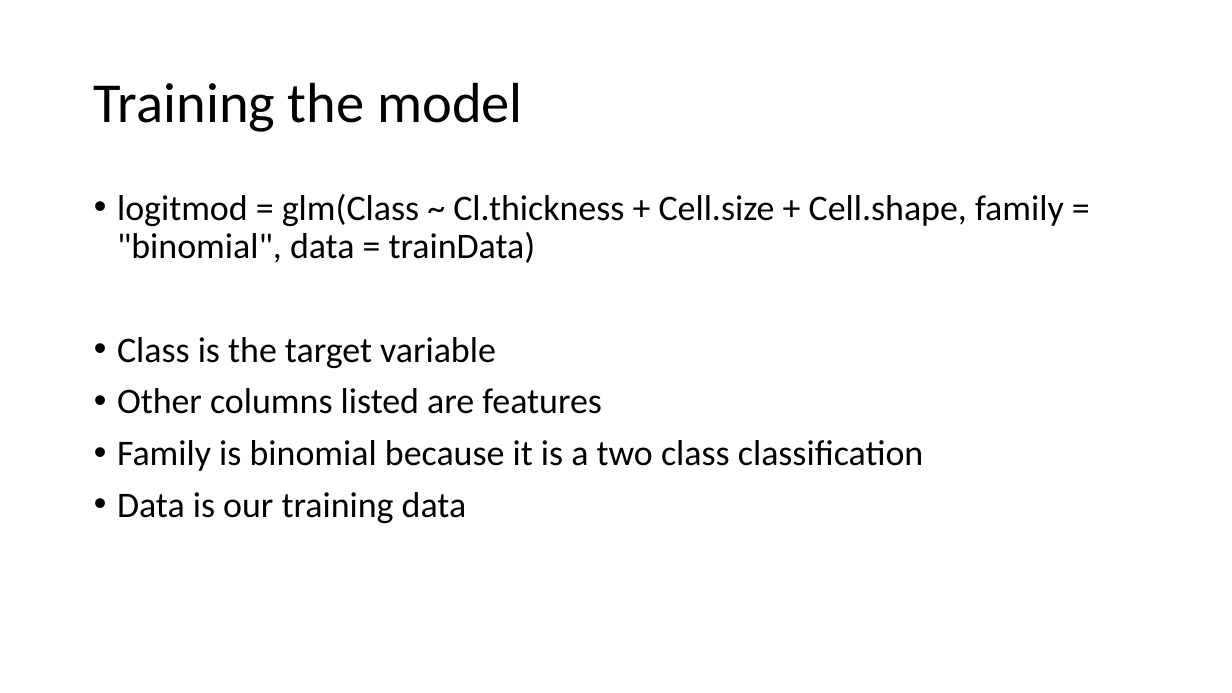
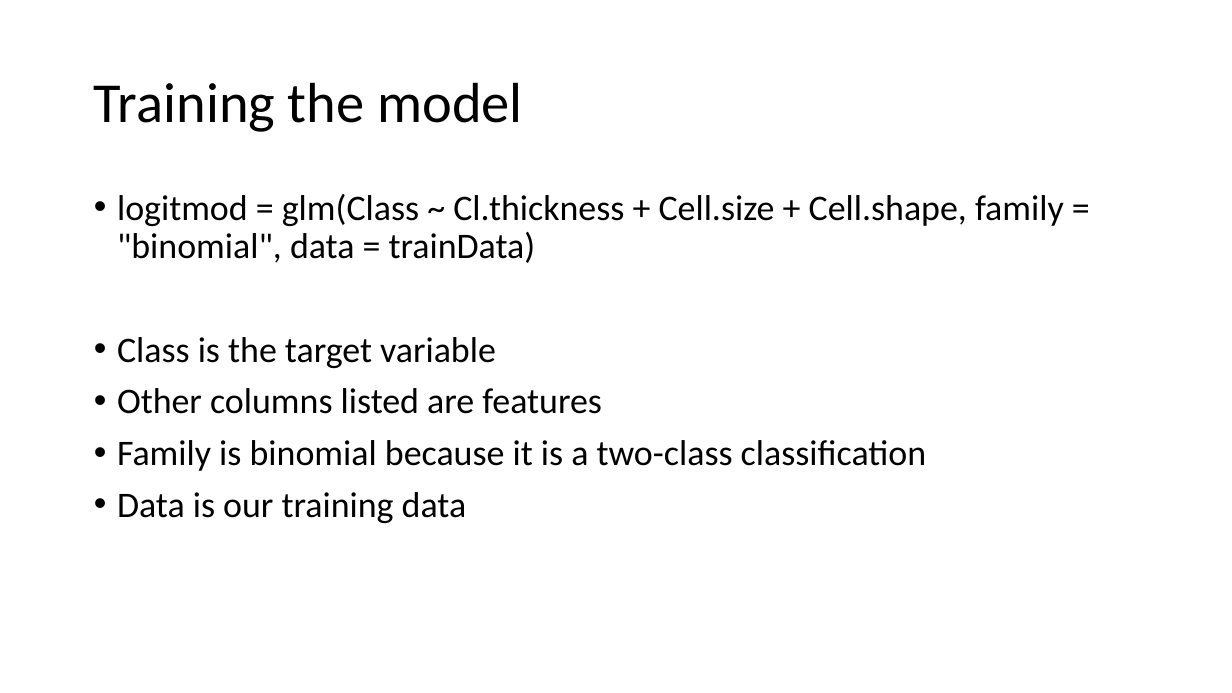
Before and after one commit to dlumian/R_Intro_Fall_2022, a slide deck: slide 8 of supplemental_topics/regression/Logisitic_Regression_Breast_Cancer.pptx. Drawn at 1232x693 pixels with LibreOffice and Linux fonts; fonts in the diff are those of the drawing. Boxes give left, top, right and bottom in pixels: in the first picture for what was removed or moved away, otherwise in the second. Text is boxed around its words. In the diff, an @@ line names an element or a change of style, - is before the commit and + after.

```diff
--- a/supplemental_topics/regression/Logisitic_Regression_Breast_Cancer.pptx
+++ b/supplemental_topics/regression/Logisitic_Regression_Breast_Cancer.pptx
@@ text at bbox=[117, 440, 926, 471]: text changed @@
-• Family is binomial because it is a two class classification
+• Family is binomial because it is a two-class classification
```
Also in this commit, not shown: 3 slides added, 6 other files.
